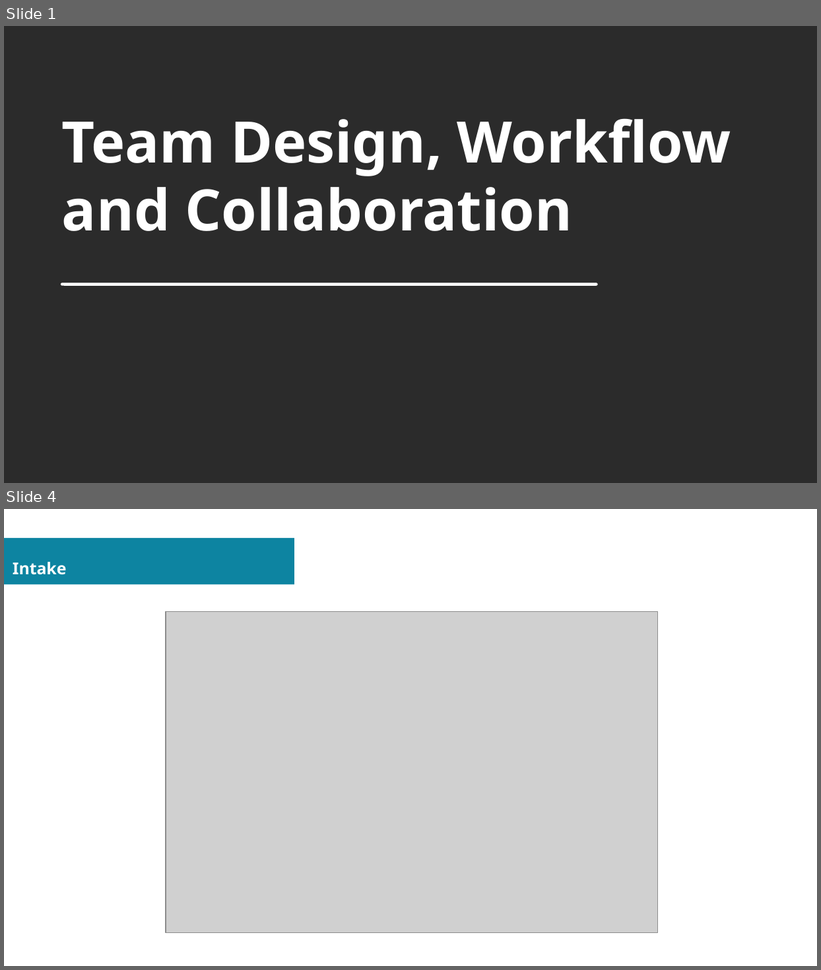
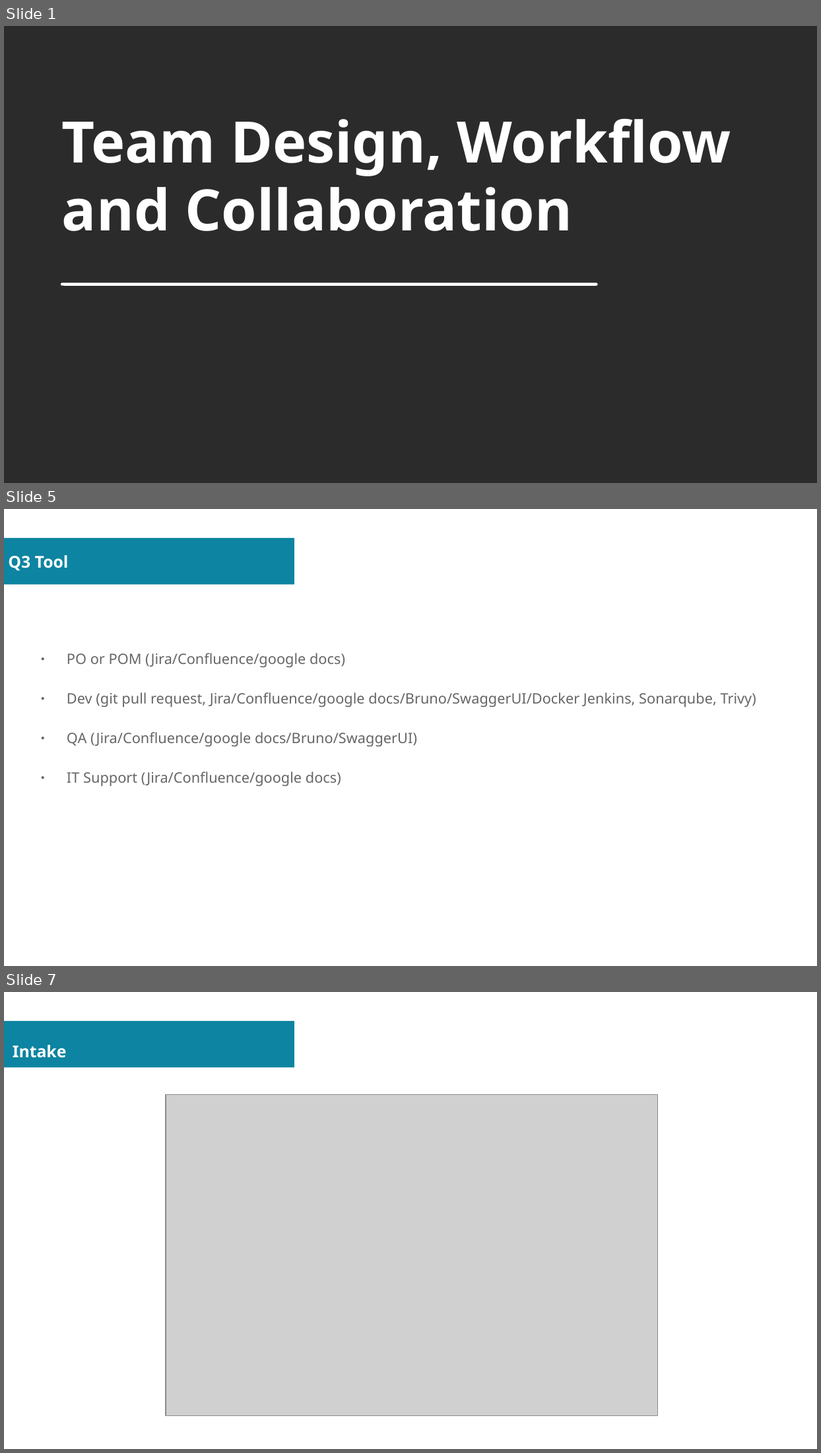
Before and after one commit to sovannotychea/ori-test, a slide deck: docs/01.odp. Shown one above the other, each under a label of ours: slides 1 and 4 before the commit, slides 1, 5 and 7 after it; the slides between them are not shown. The pictures are 821x970 and 821x1453 pixels, drawn with LibreOffice and Linux fonts; fonts in the diff are those of the drawing; grey boxes stand for pictures; background and template pictures are left out; a plain dark background stands for a picture behind light text. Boxes give left, top, right and bottom in pixels: in the first picture for what was removed or moved away, otherwise in the second. Text is boxed around its words. In the diff, an @@ line names an element or a change of style, - is before the commit and + after.

```diff
--- a/docs/01.odp
+++ b/docs/01.odp
@@ slide 5 added at (4, 509, 817, 966), background #FFFFFF; not listed: 1 template element that a slide beside it also shows @@
@@ title added at (8, 555, 69, 571), 16 pt, text #FFFFFF, bold @@
+Q3 Tool
@@ text added at (67, 653, 756, 786), 14 pt, text #666666 @@
+● PO or POM (Jira/Confluence/google docs)
+● Dev (git pull request, Jira/Confluence/google docs/Bruno/SwaggerUI/Docker Jenkins, Sonarqube, Trivy)
+● QA (Jira/Confluence/google docs/Bruno/SwaggerUI)
+● IT Support (Jira/Confluence/google docs)
@@ what was slide 4 is now slide 7 @@
```
Also in this commit, not shown: 2 slides changed, 2 other slides added, 4 other files.
